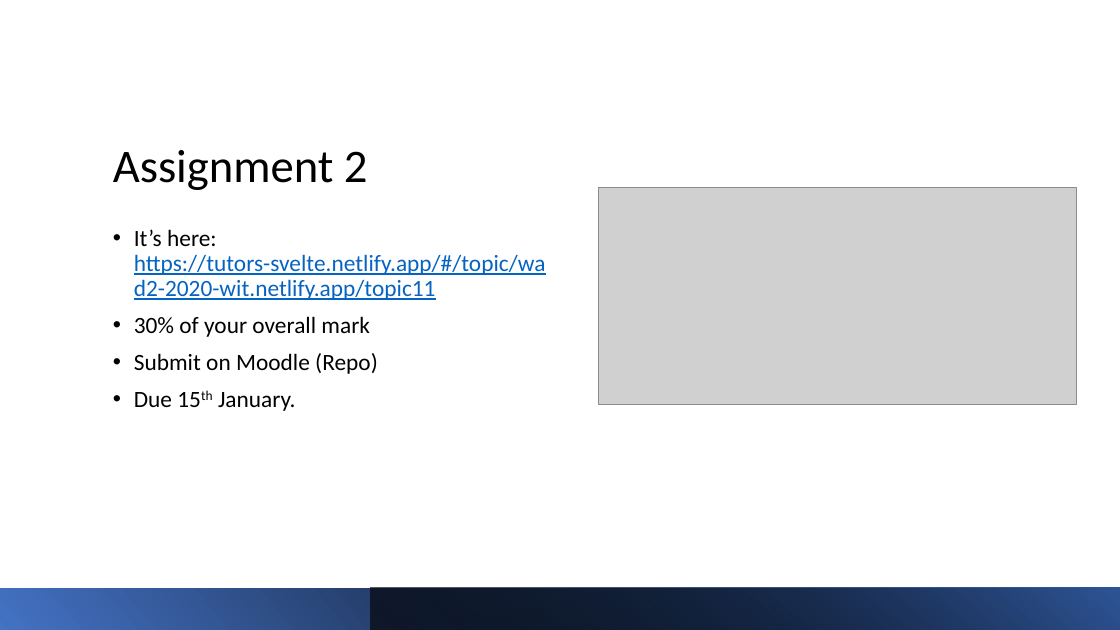
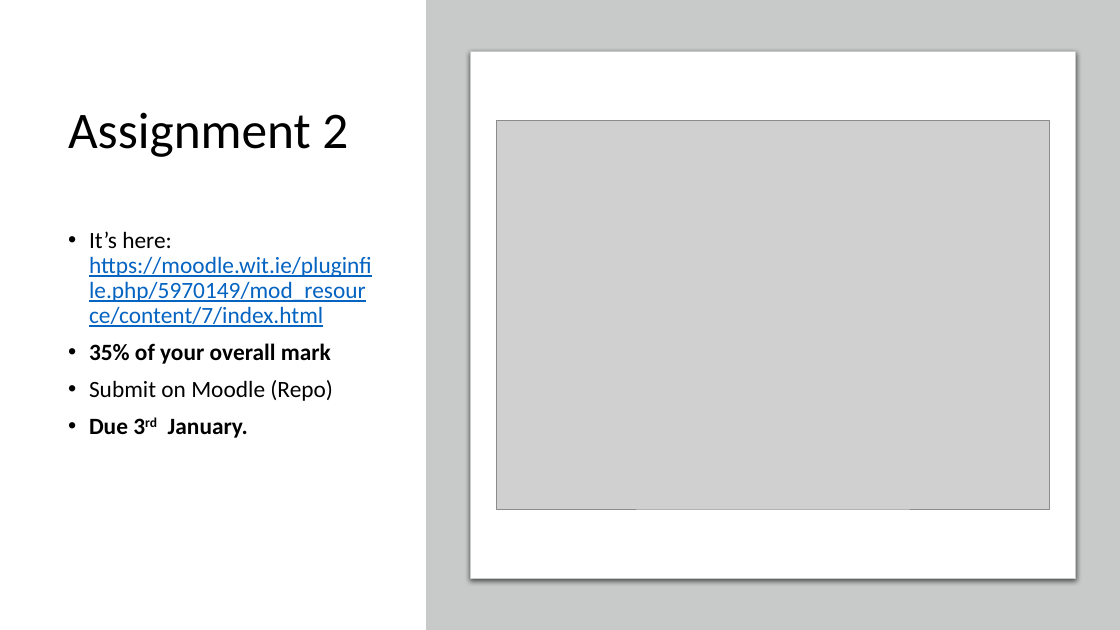
Before and after one commit to diarmuidoconnor/wad2, a slide deck: slide 8 of topic11/talk-02/Web App Dev 2.pptx. Drawn at 1120x630 pixels with LibreOffice and Linux fonts; fonts in the diff are those of the drawing; grey boxes stand for pictures. Boxes give left, top, right and bottom in pixels: in the first picture for what was removed or moved away, otherwise in the second. Text is boxed around its words. In the diff, an @@ line names an element or a change of style, - is before the commit and + after.

```diff
--- a/topic11/talk-02/Web App Dev 2.pptx
+++ b/topic11/talk-02/Web App Dev 2.pptx
@@ rectangle added at (426,0,1120,630), fill #C8CACA @@
@@ title "Assignment 2": place and size @@
-title "Assignment 2" at (113,150,368,190)
+title "Assignment 2" at (68,112,348,157)
@@ title "Assignment 2" at (68,112,348,157): size 40 to 44 pt; vertical alignment bottom to middle @@
@@ rounded rectangle added at (471,51,1075,579), fill #FFFFFF, outline #C8CACA 0.75 pt @@
@@ picture added at (497,121,1049,509) @@
@@ picture removed at (598,187,1076,405) @@
@@ text "It’s here: https://moodle.wit.ie/pluginfile.php/5970149/mod_ ...": place and size @@
-text "It’s here: https://moodle.wit.ie/pluginfile.php/5970149/mod_ ..." at (134,229,546,411)
+text "It’s here: https://moodle.wit.ie/pluginfile.php/5970149/mod_ ..." at (89,231,372,438)
@@ text at (89,231,372,364): text changed @@
-• It’s here: https://tutors-svelte.netlify.app/#/topic/wad2-2020-wit.netlify.app/topic11
-• 30% of your overall mark
+• It’s here: https://moodle.wit.ie/pluginfile.php/5970149/mod_resource/content/7/index.html
+• 35% of your overall mark
@@ text at (89,419,248,438): text changed; bold on @@
-• Due 15th January.
+• Due 3rd January.
@@ rectangle removed at (0,588,1120,630) @@
@@ rectangle removed at (371,588,1120,630) @@
```
Also in this commit, not shown: 3 other slides changed, 1 other file.
